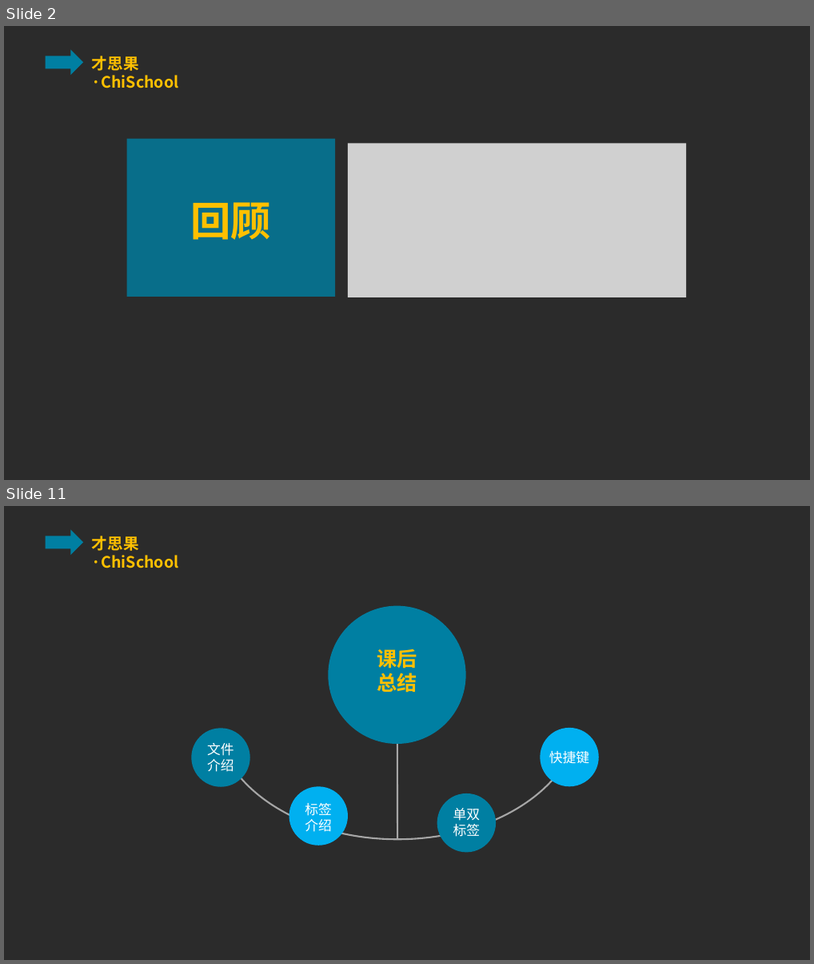
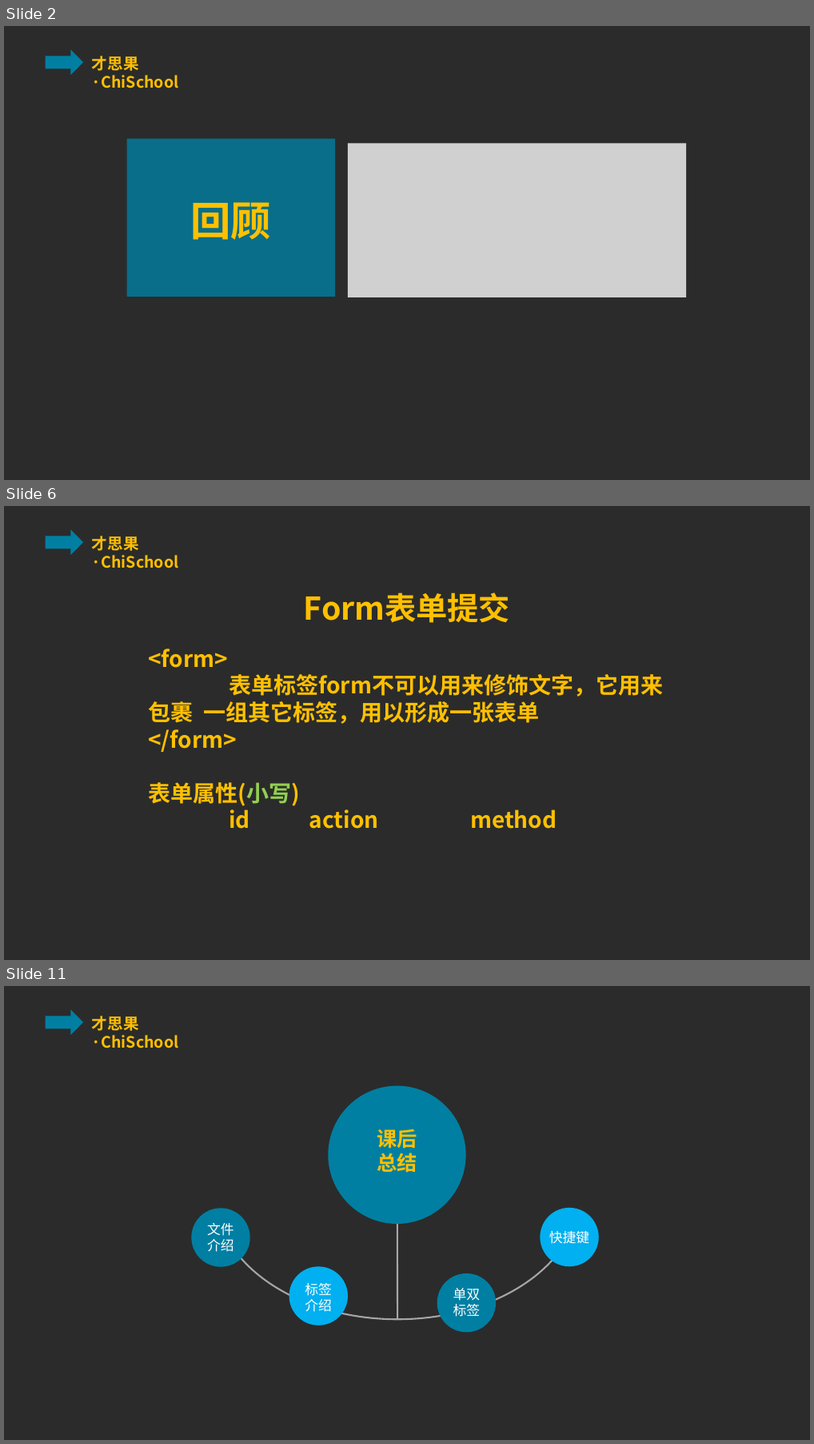
Before and after one commit to ppliu1987/chichool, a slide deck: html/class/lesson_four/lesson_four.pptx. Shown one above the other, each under a label of ours: slides 2 and 11 before the commit, slides 2, 6 and 11 after it; the slides between them are not shown. The pictures are 814x964 and 814x1444 pixels, drawn with LibreOffice and Linux fonts; fonts in the diff are those of the drawing; grey boxes stand for pictures; background and template pictures are left out; a plain dark background stands for a picture behind light text. Boxes give left, top, right and bottom in pixels: in the first picture for what was removed or moved away, otherwise in the second. Text is boxed around its words. In the diff, an @@ line names an element or a change of style, - is before the commit and + after.

```diff
--- a/html/class/lesson_four/lesson_four.pptx
+++ b/html/class/lesson_four/lesson_four.pptx
@@ slide 6 added at [4,506,810,960], background picture (left out); not listed: 2 template elements that a slide beside it also shows @@
@@ text added at [304,592,510,623], 28 pt, text #FFC000, bold @@
+Form表单提交
@@ text added at [148,648,664,828], 20 pt, text #FFC000, bold @@
+<form>
+表单标签form不可以用来修饰文字，它用来包裹 一组其它标签，用以形成一张表单
+</form>
+表单属性(小写)
+id action method
```
Also in this commit, not shown: 1 slide changed, 7 other slides added, 8 slides removed.
